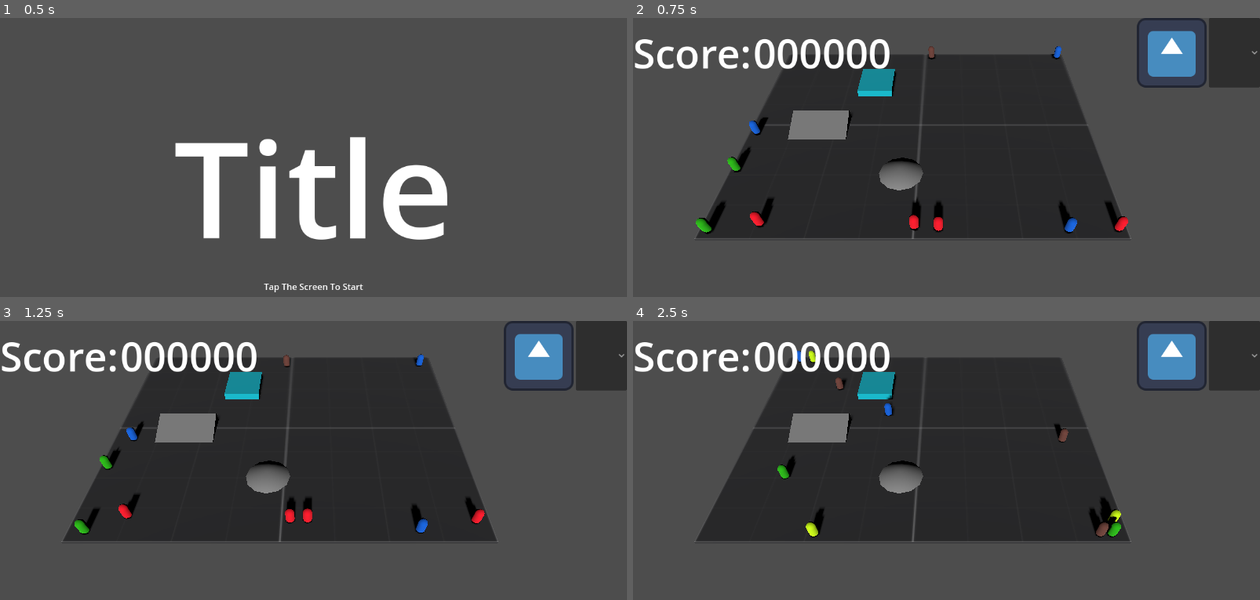
Above: before the commit, frames 1-4 (two rows, left to right).
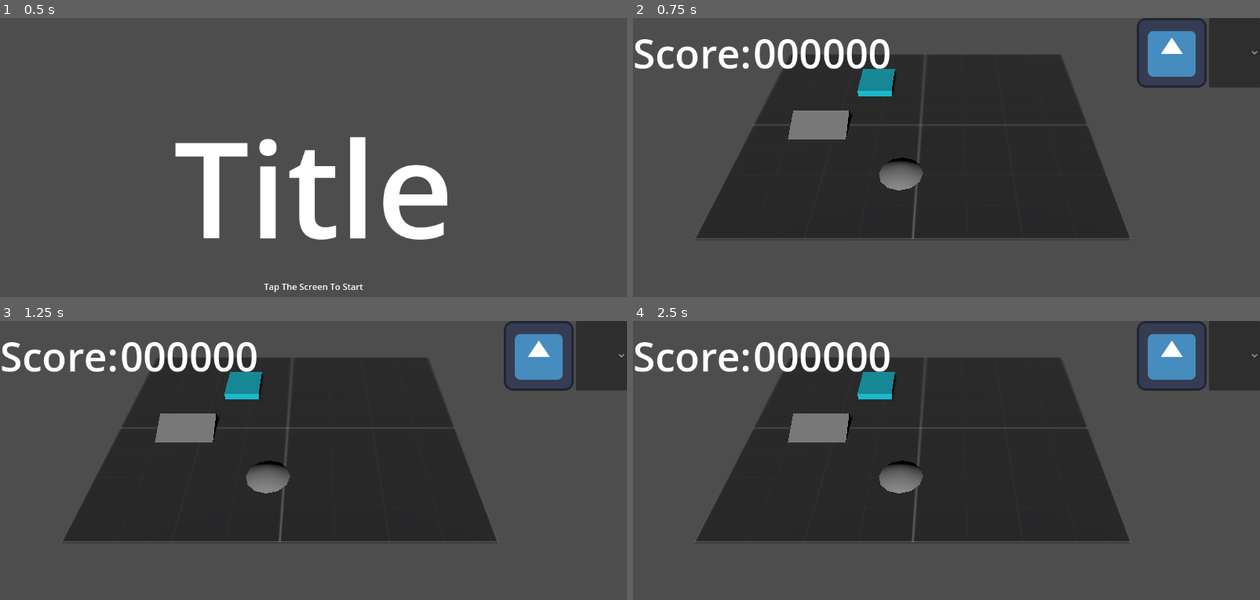
Above: after the commit, the same moments.

Repository: cgo722/DumbAI
Game: Godot game, scene res://main_world.tscn
Same seed, same stepped clock (60 frames per second), same inputs: the game is played once before the commit and once after it. The engine's default icon, where the game draws it, is replaced by a stand-in: a white triangle on a blue panel in a dark square.
Inputs (mouse positions are in pixels of both pictures, inside the frame that each line leads up to):
- Up to frame 1 (0.5 s): no input
- Up to frame 2 (0.75 s): tap Enter at 0.5 s; move the mouse to (1084, 177) at 0.52 s; click (1084, 177) at 0.67 s
- Up to frame 3 (1.25 s): no input
- Up to frame 4 (2.5 s): click (1172, 354) at 1.25 s; click (1172, 354) at 2 s

Frame 1 is identical in both runs. In frame 2, 1.3% of the frame differs, in the area x 10-79%, y 10-78%; in frame 3, 1.1%; in frame 4, 1.0%.

Commit message:
making a level config

Diff:
--- a/AI/ai_base.gd
+++ b/AI/ai_base.gd
@@ -21,6 +21,8 @@
 @export var aimless_radius: float = 10.0
 
 @export var mesh_instance: MeshInstance3D
+
+@export var level_hash: int = 0 # Set this per level in the editor or via code
 
 var nav_ready := false
 var jumper_jump_check_timer := 0.0
@@ -279,10 +281,17 @@
 
 func _ready():
 	add_to_group("ai_agents")
-	chosen_brain = ai_brain[randi_range(0, ai_brain.size() - 1)]
-	ai_state = ai_state_from_string(chosen_brain.ai_state_name)
+	# Use level_hash to deterministically pick a brain
+	if ai_brain.size() > 0:
+		var hash_value = int(hash(str(level_hash)))
+		var brain_index = abs(hash_value) % ai_brain.size()
+		chosen_brain = ai_brain[brain_index]
+		ai_state = ai_state_from_string(chosen_brain.ai_state_name)
+	else:
+		chosen_brain = null
+		ai_state = AIState.NULL
 	# Set mesh vertex color from brain
-	if mesh_instance:
+	if mesh_instance and chosen_brain:
 		if mesh_instance.mesh == null:
 			print("MeshInstance3D has no mesh assigned!")
 		else:
@@ -296,7 +305,6 @@
 					new_mat.albedo_color = chosen_brain.vertex_color
 					mesh_instance.set_surface_override_material(i, new_mat)
 	NavigationServer3D.map_changed.connect(_on_nav_map_changed)
-
 	# Optionally, you can also call _check_nav_ready() after a short delay
 
 func _on_nav_map_changed(nav_map_id):
--- a/Levels/Playground.tscn
+++ b/Levels/Playground.tscn
@@ -22,8 +22,6 @@
 [node name="Playground" type="Node3D"]
 script = ExtResource("1_x0ngj")
 ai_scene = ExtResource("1_giaex")
-ai_count = 10
-spawn_radius = 35.0
 danger_zone_scene = ExtResource("5_bpo5k")
 
 [node name="Camera3D" type="Camera3D" parent="."]
--- /dev/null
+++ b/Levels/Resources/Playground.tres
@@ -0,0 +1,11 @@
+[gd_resource type="Resource" script_class="LevelConfig" load_steps=2 format=3 uid="uid://dl43nxtkgc4lt"]
+
+[ext_resource type="Script" uid="uid://dypsirafxaxm6" path="res://Levels/Resources/level_config.gd" id="1_0wojd"]
+
+[resource]
+script = ExtResource("1_0wojd")
+level_hash = 0
+ai_spawns = Array[Dictionary]([])
+danger_zones = Array[Vector3]([])
+work_zones = Array[Vector3]([])
+metadata/_custom_type_script = "uid://dypsirafxaxm6"
--- /dev/null
+++ b/Levels/Resources/level_config.gd
@@ -0,0 +1,7 @@
+extends Resource
+class_name LevelConfig
+
+@export var level_hash: int = 0
+@export var ai_spawns: Array[Dictionary] = [] # Each dict: {position: Vector3, brain_index: int}
+@export var danger_zones: Array[Vector3] = []
+@export var work_zones: Array[Vector3] = []
--- a/Levels/playground.gd
+++ b/Levels/playground.gd
@@ -1,39 +1,55 @@
 extends Node3D
 
+# Level configuration resource
+@export var level_config: Resource # Should be a custom LevelConfig resource
+
 @export var ai_scene: PackedScene
-@export var ai_count: int = 5
-@export var spawn_radius: float = 10.0
 @export var danger_zone_scene: PackedScene
-@export var danger_zone_count: int = 1
-@export var danger_spawn_radius: float = 15.0
+@export var work_zone_scene: PackedScene
+
 @onready var nav_region: NavigationRegion3D = $NavigationRegion3D
 
 func _ready() -> void:
-	if not ai_scene or not nav_region:
-		push_error("AI scene or NavigationRegion3D not set!")
+	if not ai_scene or not nav_region or not level_config:
+		push_error("AI scene, NavigationRegion3D, or level_config not set!")
 		return
 	NavigationServer3D.map_changed.connect(_on_nav_map_changed)
 
 func _on_nav_map_changed(nav_map_id):
 	if nav_region.get_navigation_map() == nav_map_id:
-		spawn_ais()
+		spawn_level_content()
 
-func spawn_ais():
+func spawn_level_content():
 	var nav_map = nav_region.get_navigation_map()
 	var nav_origin = nav_region.global_transform.origin
 
-	for i in range(ai_count):
-		var spawn_point = get_random_navmesh_point(nav_map, nav_origin, spawn_radius)
+	# Spawn AIs
+	for ai_data in level_config.ai_spawns:
+		var spawn_point = ai_data["position"]
+		var brain_index = ai_data["brain_index"]
 		var ai_instance = ai_scene.instantiate()
 		add_child(ai_instance)
 		ai_instance.global_transform = Transform3D(ai_instance.global_transform.basis, spawn_point)
+		ai_instance.nav_ready = true
+		if ai_instance.has("ai_brain") and ai_instance.has("chosen_brain"):
+			ai_instance.chosen_brain = ai_instance.ai_brain[brain_index]
+			ai_instance.ai_state = ai_instance.ai_state_from_string(ai_instance.chosen_brain.ai_state_name)
+		if ai_instance.has_method("set_destination"):
+			var destination = get_random_navmesh_point(nav_map, nav_origin, 10.0)
+			ai_instance.set_destination(destination)
 
-		# Optional: mark as ready and assign destination if needed
-		ai_instance.nav_ready = true
+	# Spawn Danger Zones
+	for danger_pos in level_config.danger_zones:
+		var danger_instance = danger_zone_scene.instantiate()
+		add_child(danger_instance)
+		danger_instance.global_transform = Transform3D(danger_instance.global_transform.basis, danger_pos)
+		# Optionally randomize scale or other properties here
 
-		if ai_instance.has_method("set_destination"):
-			var destination = get_random_navmesh_point(nav_map, nav_origin, spawn_radius)
-			ai_instance.set_destination(destination)
+	# Spawn Work Zones
+	for work_pos in level_config.work_zones:
+		var work_instance = work_zone_scene.instantiate()
+		add_child(work_instance)
+		work_instance.global_transform = Transform3D(work_instance.global_transform.basis, work_pos)
 
 func get_random_navmesh_point(nav_map, center: Vector3, radius: float) -> Vector3:
 	var tries := 0
@@ -49,22 +65,3 @@
 			return closest
 		tries += 1
 	return center
-
-
-func _on_timer_timeout() -> void:
-	var nav_map = nav_region.get_navigation_map()
-	var nav_origin = nav_region.global_transform.origin
-
-	for i in range(danger_zone_count):
-		var spawn_point = get_random_navmesh_point(nav_map, nav_origin, danger_spawn_radius)
-		var danger_instance = danger_zone_scene.instantiate()
-		add_child(danger_instance)
-		danger_instance.global_transform = Transform3D(danger_instance.global_transform.basis, spawn_point)
-
-		# Apply random non-uniform scale between 0.5 and 1.5 for each axis
-		var random_scale = Vector3(
-			randf_range(0.5, 6.5),
-			randf_range(0.5, 2.5),
-			randf_range(0.5, 6.5)
-		)
-		danger_instance.scale = random_scale
--- a/Zones/Work/work_zones.gd
+++ b/Zones/Work/work_zones.gd
@@ -2,21 +2,27 @@
 
 # The AI's current state in the work zone. Can be set in the editor or by code.
 @export var current_state: String = "IDLE"
-
+@export var max_health: int = 10
+var health: int
 
 # Called when the node enters the scene tree for the first time.
 func _ready() -> void:
 	self.body_entered.connect(_on_body_entered)
 	self.body_exited.connect(_on_body_exited)
-
-
-# Called every frame. 'delta' is the elapsed time since the previous frame.
-func _process(delta: float) -> void:
-	pass
+	# Create a timer for health
+	score_timer = Timer.new()
+	score_timer.wait_time = 1.0
+	score_timer.one_shot = false
+	score_timer.autostart = false
+	score_timer.timeout.connect(_on_score_timer_timeout)
+	add_child(score_timer)
+	health = max_health
 
 
 # Called when a body enters the area. Signal must be connected in the editor.
 var ai_stopped := false
+var score_timer: Timer = null
+var stopped_ai = null
 
 func _on_body_entered(body):
 	if ai_stopped:
@@ -41,20 +47,25 @@
 			if body.has_method("set_global_position"):
 				body.global_transform.origin = global_transform.origin
 			ai_stopped = true
-			# Access score from GameManager (assumes root node)
-			var game_manager = get_tree().get_root().get_node("MainWorld")
-			if game_manager:
-				print("Current score:", game_manager.score)
-			else:
-				print("GameManager not found on root node!")
+			stopped_ai = body
+			score_timer.start()
 		else:
 			print("AI state does not match work zone state. AI: %s, Zone: %s" % [ai_state, current_state])
 	else:
 		print("Entered body does not have a 'get_state' method.")
 
-func _on_body_exited(body):
-	ai_stopped = false # Allow a new AI to be stopped when one leaves
-	# Inform mobile_input to unblock this agent
+func _on_body_exited(_body):
+	ai_stopped = false
+	stopped_ai = null
+	score_timer.stop()
 	var mobile_input = get_tree().get_root().find_child("mobile_input", true, false)
 	if mobile_input and "clear_agent_in_workzone" in mobile_input:
 		mobile_input.clear_agent_in_workzone()
+
+func _on_score_timer_timeout():
+	# Decrease health every second while AI is stopped
+	health -= 1
+	print("Work zone health:", health)
+	if health <= 0:
+		print("Work zone destroyed!")
+		queue_free()
Not shown, added: Levels/Resources/level_config.gd.uid
